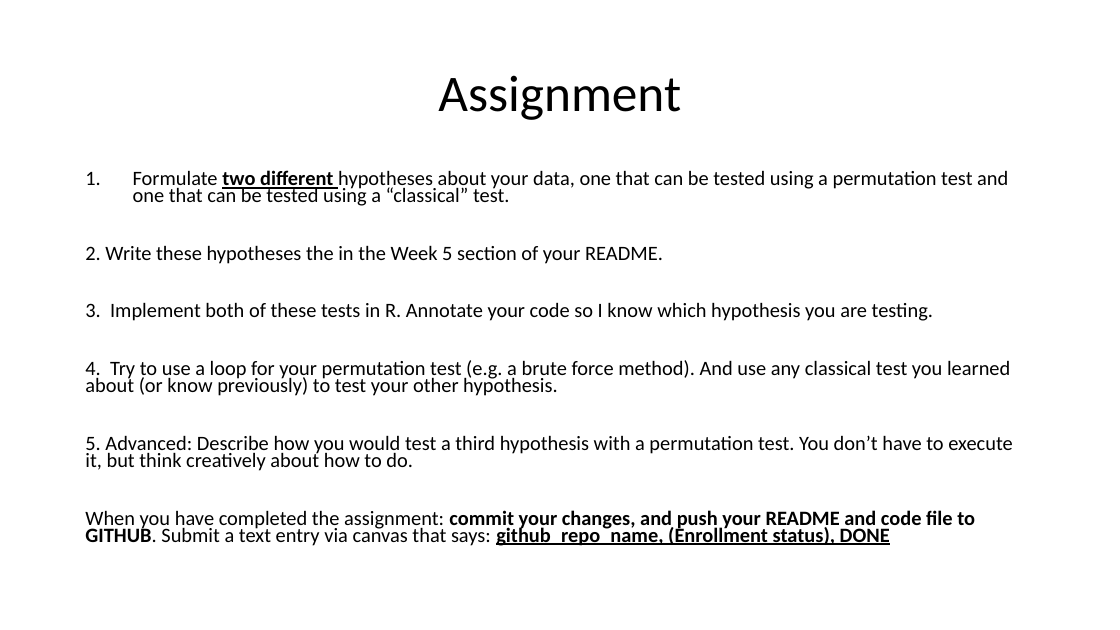
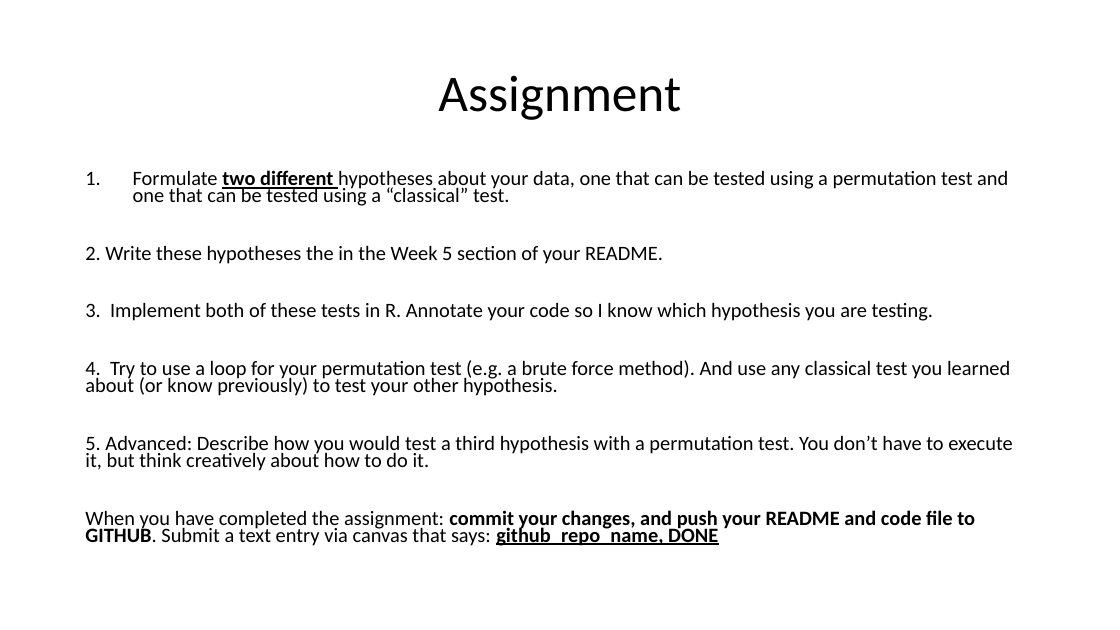
Before and after one commit to emmawhite15/klangwig, a slide deck: slide 37 of lectures/week_5_tests/le_5_tests.pptx (slide 36 before the commit). Drawn at 1120x630 pixels with LibreOffice and Linux fonts; fonts in the diff are those of the drawing. Boxes give left, top, right and bottom in pixels: in the first picture for what was removed or moved away, otherwise in the second. Text is boxed around its words. In the diff, an @@ line names an element or a change of style, - is before the commit and + after.

```diff
--- a/lectures/week_5_tests/le_5_tests.pptx
+++ b/lectures/week_5_tests/le_5_tests.pptx
@@ text at [85,435,1012,546]: text changed @@
-5. Advanced: Describe how you would test a third hypothesis with a permutation test. You don’t have to execute it, but think creatively about how to do.
-When you have completed the assignment: commit your changes, and push your README and code file to GITHUB. Submit a text entry via canvas that says: github_repo_name, (Enrollment status), DONE
+5. Advanced: Describe how you would test a third hypothesis with a permutation test. You don’t have to execute it, but think creatively about how to do it.
+When you have completed the assignment: commit your changes, and push your README and code file to GITHUB. Submit a text entry via canvas that says: github_repo_name, DONE
```
Also in this commit, not shown: 1 slide added, 7 other files.
